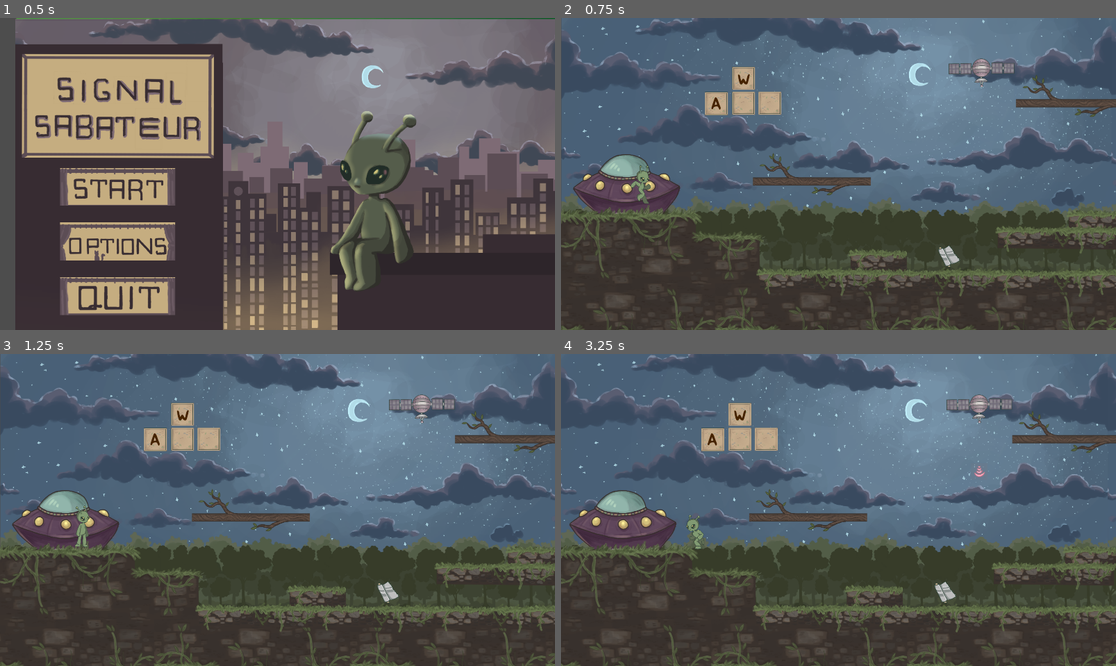
Above: before the commit, frames 1-4 (two rows, left to right).
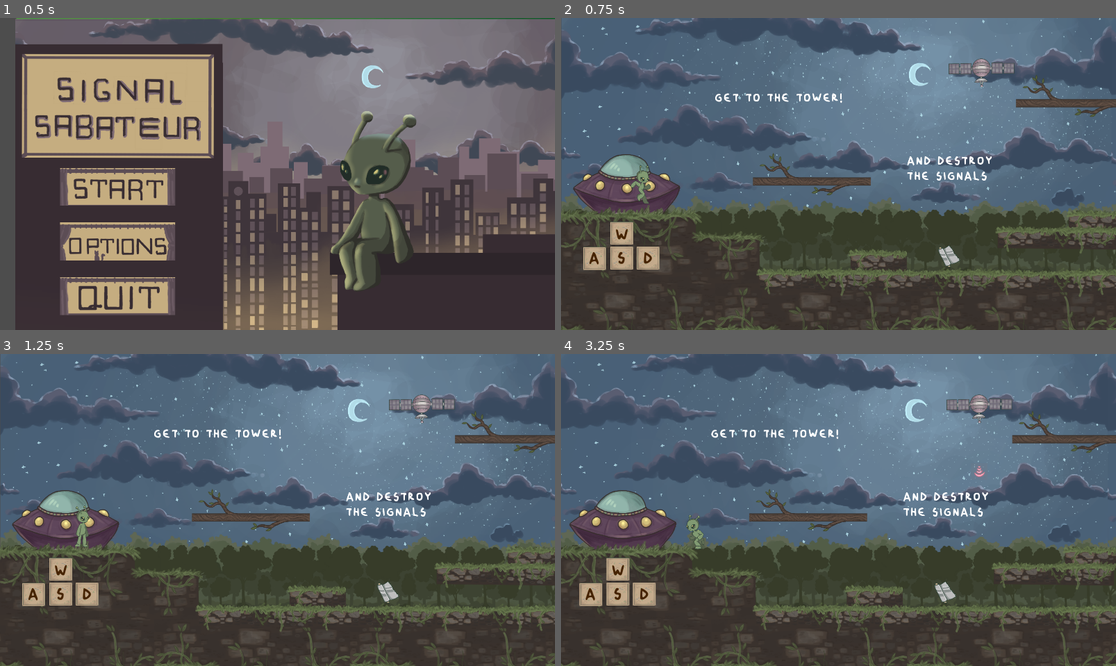
Above: after the commit, the same moments.

Repository: riotruija/EMMEMAA
Game: Godot game, scene res://scenes/main_menu.tscn
The game is run twice, just before and just after one commit, with the same random seed, the same clock (stepped at 60 frames per second) and the same inputs. Sound files missing from this copy of the repository are replaced by a short silence.
Inputs (mouse positions are in pixels of both pictures, inside the frame that each line leads up to):
- Up to frame 1 (0.5 s): no input
- Up to frame 2 (0.75 s): click (677, 186) at 0.5 s
- Up to frame 3 (1.25 s): no input
- Up to frame 4 (3.25 s): tap Enter at 1.25 s; move the mouse to (960, 494) at 1.27 s; hold D (right) 1.28-2 s; tap Space (fire) at 1.35, 2.85 s; click (960, 494) at 1.42 s; tap W (up) at 1.52 s; drag from (727, 525) to (921, 594) at 2.02 s; move the mouse to (894, 441) at 2.77 s; hold A (left) from 2.78 s (still down)

Frame 1 is identical in both runs. In frame 2, 2.9% of the frame differs, in the area x 4-78%, y 15-81%; in frame 3, 2.9%; in frame 4, 3.0%, in the area x 3-77%, y 15-81%.

Commit message:
tutorial ja nupud

Diff:
--- a/scenes/earth.tscn
+++ b/scenes/earth.tscn
@@ -1359,7 +1359,7 @@
 shape = SubResource("CapsuleShape2D_8n6n7")
 
 [node name="tutorialtekstid" type="Node2D" parent="." unique_id=569696261]
-position = Vector2(-47, 15)
+position = Vector2(-469, 551)
 
 [node name="Squares1" type="Sprite2D" parent="tutorialtekstid" unique_id=627300194]
 position = Vector2(585, -259)
@@ -1401,4 +1401,65 @@
 theme_override_font_sizes/font_size = 100
 text = "A"
 
+[node name="Label3" type="Label" parent="tutorialtekstid" unique_id=2081461857]
+light_mask = 513
+offset_left = 661.0
+offset_top = -295.0
+offset_right = 717.0
+offset_bottom = -228.0
+theme_override_colors/font_color = Color(0.27188405, 0.13818714, 9.62615e-08, 1)
+theme_override_font_sizes/font_size = 100
+text = "S"
+
+[node name="Label4" type="Label" parent="tutorialtekstid" unique_id=1280260940]
+light_mask = 513
+offset_left = 751.0
+offset_top = -294.0
+offset_right = 807.0
+offset_bottom = -227.0
+theme_override_colors/font_color = Color(0.27188405, 0.13818714, 9.62615e-08, 1)
+theme_override_font_sizes/font_size = 100
+text = "D"
+
+[node name="Label5" type="Label" parent="tutorialtekstid" unique_id=489666694]
+light_mask = 513
+offset_left = 2413.0
+offset_top = -182.0
+offset_right = 2782.0
+offset_bottom = -115.0
+theme_override_colors/font_color = Color(1, 1, 1, 1)
+theme_override_font_sizes/font_size = 75
+text = "space to scoot"
+
+[node name="Label6" type="Label" parent="tutorialtekstid" unique_id=1300818043]
+light_mask = 513
+offset_left = 2513.0
+offset_top = -130.0
+offset_right = 2758.0
+offset_bottom = -63.0
+theme_override_colors/font_color = Color(1, 0.82138985, 0.6813405, 1)
+theme_override_font_sizes/font_size = 40
+text = "mind the time"
+
+[node name="Label7" type="Label" parent="tutorialtekstid" unique_id=720270690]
+light_mask = 513
+offset_left = 998.0
+offset_top = -841.0
+offset_right = 1464.0
+offset_bottom = -774.0
+theme_override_colors/font_color = Color(1, 1, 1, 1)
+theme_override_font_sizes/font_size = 75
+text = "Get to the tower!"
+
+[node name="Label8" type="Label" parent="tutorialtekstid" unique_id=1317360921]
+light_mask = 513
+offset_left = 1663.0
+offset_top = -623.0
+offset_right = 2264.0
+offset_bottom = -556.0
+theme_override_colors/font_color = Color(1, 1, 1, 1)
+theme_override_font_sizes/font_size = 75
+text = "And destroy
+the signals"
+
 [connection signal="body_entered" from="lopp" to="lopp" method="_on_body_entered"]
Binary file added: img/NOOLED2.png
